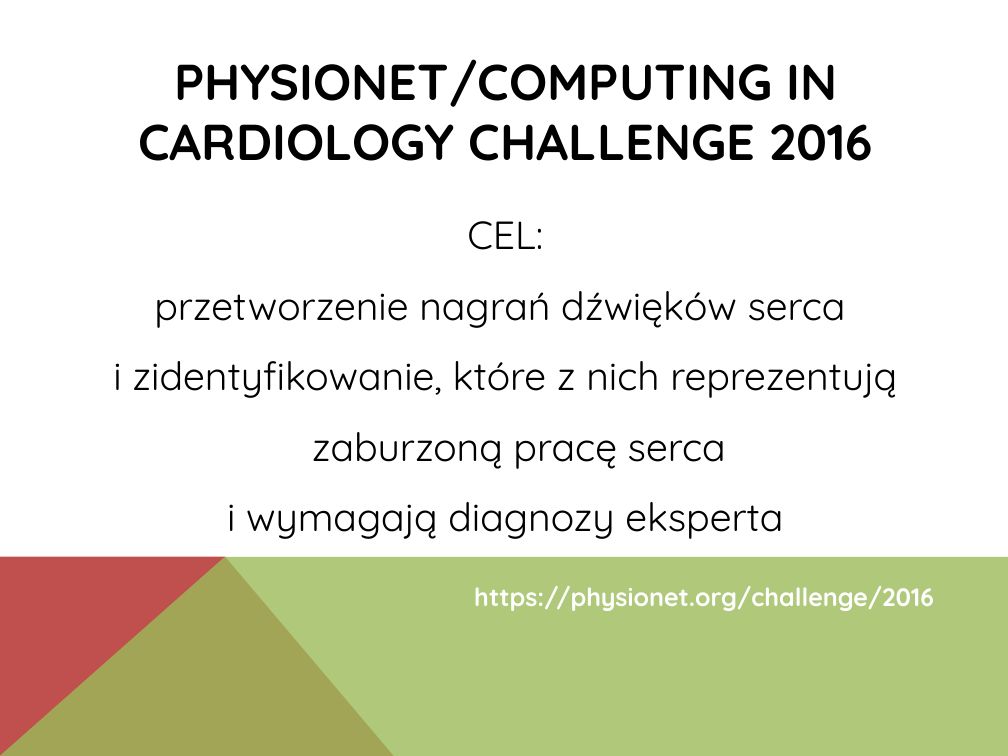
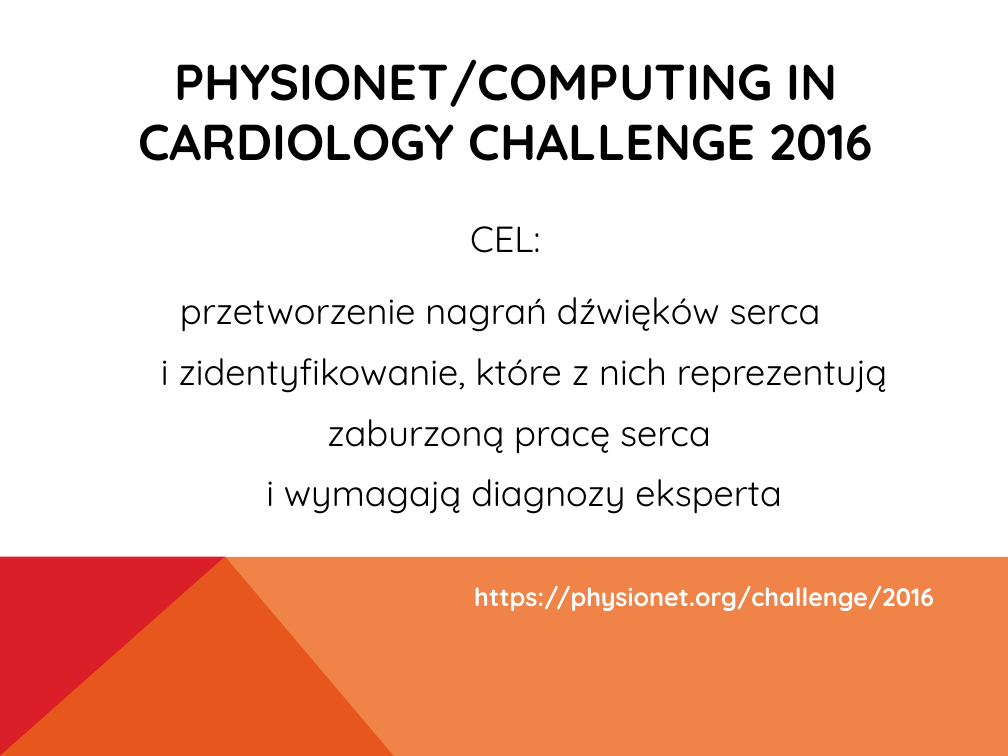
Before and after one commit to Waszker/PhysionetChallenge, a slide deck: slide 2 of Report and presentation/Prezentacja.pptx. Drawn at 1008x756 pixels with LibreOffice and Linux fonts; fonts in the diff are those of the drawing. Boxes give left, top, right and bottom in pixels: in the first picture for what was removed or moved away, otherwise in the second. Text is boxed around its words. In the diff, an @@ line names an element or a change of style, - is before the commit and + after.

```diff
--- a/Report and presentation/Prezentacja.pptx
+++ b/Report and presentation/Prezentacja.pptx
@@ text at [470,226,540,253]: size 28 to 25.9 pt in "CEL:"; indent changed; line spacing 1.5 to 1.4; more space between paragraphs @@
@@ text at [161,297,887,514]: text changed; size 28 to 25.9 pt @@
-przetworzenie nagrań dźwięków serca
-i zidentyfikowanie, które z nich reprezentują zaburzoną pracę serca
-i wymagają diagnozy eksperta
+przetworzenie nagrań dźwięków serca
+i zidentyfikowanie, które z nich reprezentują zaburzoną pracę serca
+i wymagają diagnozy eksperta
@@ freeform shape at [0,556,394,756]: fill #C0504D to #DA1F28 @@
@@ freeform shape at [0,556,1008,756]: fill #9BBB59 at 80% opacity to #EB641B at 80% opacity @@
```
Also in this commit, not shown: 9 other slides changed.
